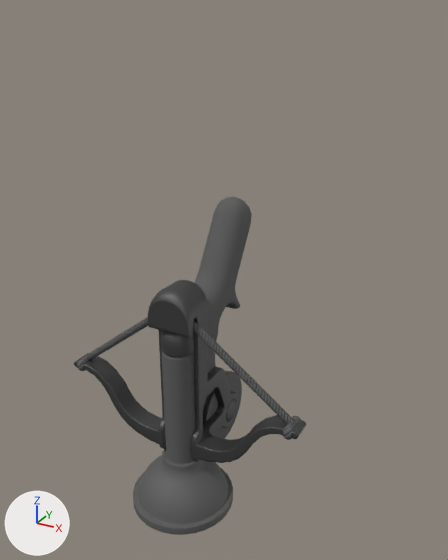
One commit to the FBX model Assets/3Dmodels/3Dmodels_Weapons/3Dmodels_Weapons_Special/3Dmodel_Weapon_Special_PlungerCrossbow/WeaponPlungerCrossbow.fbx: the scene before it, then after it.
The view is the same before and after, from a 50 mm lens placed at (0.351, -0.638, 0.285), pointed at (-0.01, 0.019, -0.043). The lights are fixed; the arrows at lower left show +X, +Y and +Z. The picture after the commit comes second. Where no turn or scale is listed for an object, it has been applied to the vertices.

In view in the first picture: 'UNITY PlungerCrossbowBase', 'UNITY PlungerCrossbowDisc', 'UNITY PlungerCrossbowProjectile'.
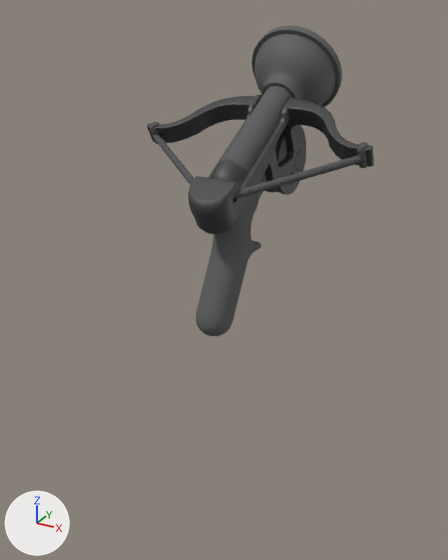
Where the newer file only moved an object's origin or applied its transform, the numbers keep the older frame.

Pixel boxes [x1, y1, x2, y2] of what changed, in the pictures (448 x 560 px):
'UNITY PlungerCrossbowBase', reshaped (9% shorter): before [74, 197, 306, 463]; after [147, 95, 374, 336]
'UNITY PlungerCrossbowProjectile', deleted: before [133, 331, 233, 535]
'UNITY PlungerCrossbowProjectile.001', added: after [211, 25, 342, 189]
'UNITY PlungerCrossbowDisc', reshaped: before [203, 371, 242, 439]; after [266, 125, 306, 195]

The change, as a list of edits to the scene's bpy script:
```text
Change me_circle_009:
    used by ob_unity_plungercrossbowbase; location = (0.0, 0.0, 0.0)
    remove me_circle_009.from_pydata(...)  # 1582 vertices, 1822 faces; spans x -0.157..0.157, y -0.13..0.049, z -0.235..0.07
    add me_circle_009.from_pydata(...)  # 1582 vertices, 1822 faces; spans x -0.157..0.157, y -0.055..0.2, z -0.102..0.178
    me_circle_009 part 2: the whole mesh is multiplied about its middle by the matrix ((-1.0, 0.0, 0.0), (0.0, 0.48, -0.877), (0.0, -0.877, -0.48)), then moved by (0.0, 0.096, 0.123)
Change me_circle_011:
    used by ob_unity_plungercrossbowdisc; location = (0.0, 0.0, 0.0)
    remove me_circle_011.from_pydata(...)  # 546 vertices, 576 faces; spans x -0.015..0.015, y -0.075..0.025, z -0.26..-0.16
    add me_circle_011.from_pydata(...)  # 546 vertices, 576 faces; spans x -0.015..0.015, y 0.1249..0.2245, z 0.0385..0.1381
    me_circle_011 part 1: the whole mesh is multiplied about its middle by the matrix ((-1.0, 0.0, 0.0), (0.0, 0.48, -0.877), (0.0, -0.877, -0.48)), then moved by (0.0, 0.1997, 0.2983)
Add me_cube_008:
    me_cube_008.from_pydata(...)  # 538 vertices, 564 faces; spans x -0.065..0.065, y -0.02..0.244, z 0.072..0.263
    me_cube_008.materials.append(mat_plunger_gun_material)
Remove ob_unity_plungercrossbowprojectile:
    ob_unity_plungercrossbowprojectile = bpy.data.objects.new('UNITY PlungerCrossbowProjectile', me_cube_001)
    ob_unity_plungercrossbowprojectile.location = (0.0, 0.0, 0.0)
Add ob_unity_plungercrossbowprojectile_001:
    ob_unity_plungercrossbowprojectile_001 = bpy.data.objects.new('UNITY PlungerCrossbowProjectile.001', me_cube_008)
    ob_unity_plungercrossbowprojectile_001.location = (0.0, 0.0, 0.0)
```
